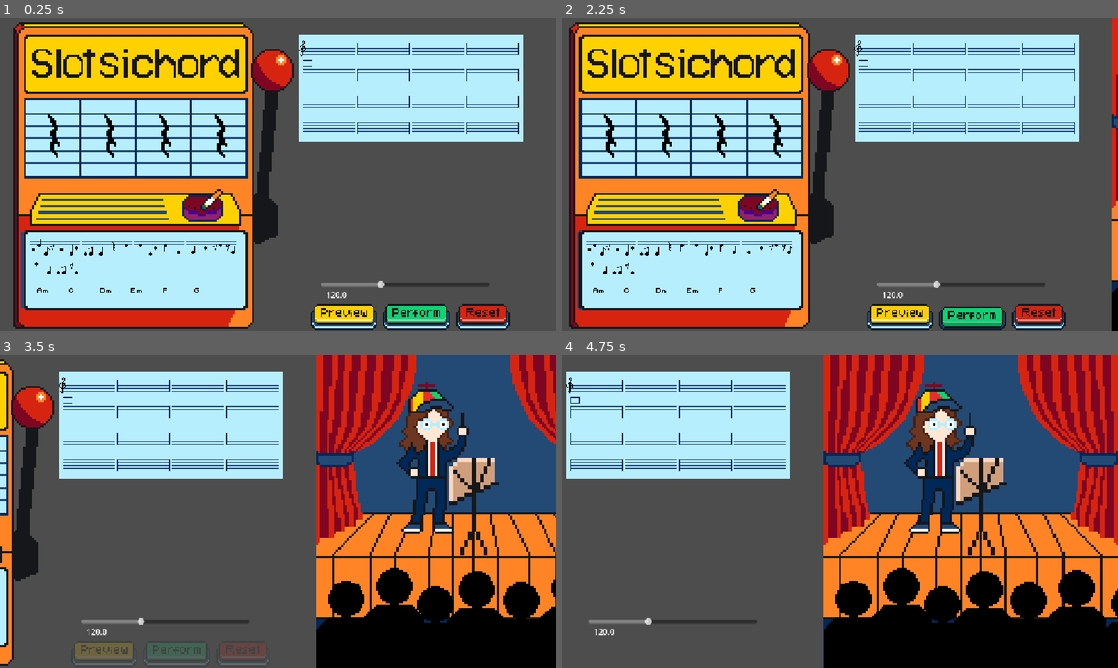
Above: before the commit, frames 1-4 (two rows, left to right).
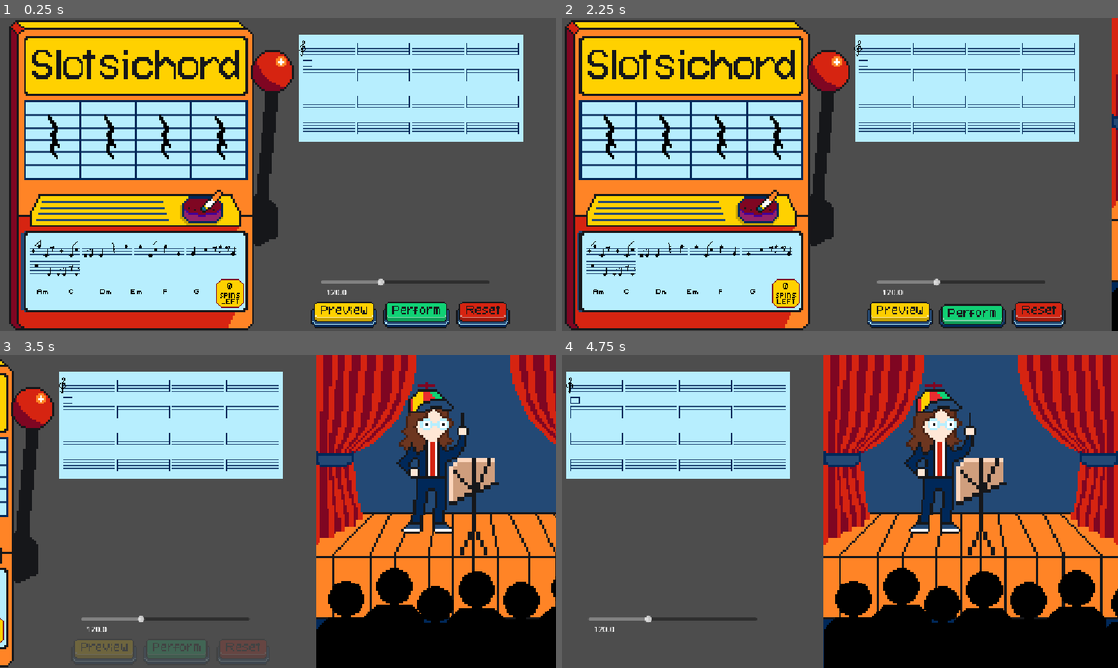
Above: after the commit, the same moments.

Repository: twhassall/slotsichord
Game: Godot game, scene res://scenes/actualScreens/MainScreen.tscn
The game is run twice, just before and just after one commit, with the same random seed, the same clock (stepped at 60 frames per second) and the same inputs.
Inputs (mouse positions are in pixels of both pictures, inside the frame that each line leads up to; where the layout moved, square brackets give the same spot in the first picture):
- Up to frame 1 (0.25 s): no input
- Up to frame 2 (2.25 s): click (906, 315) [906, 318] at 0.5 s; click (906, 315) [906, 318] at 1.25 s; click (979, 315) [979, 318] at 2 s
- Up to frame 3 (3.5 s): no input
- Up to frame 4 (4.75 s): no input

The runs differ from the first frame. In frame 1, 13% of the frame differs, in the area x 1-92%, y 0-100%; in frame 2, 13%; in frame 3, 2.0%; in frame 4, 0.5%.

Commit message:
slot machine polish

Diff:
--- a/scenes/actualScreens/MainScreen.tscn
+++ b/scenes/actualScreens/MainScreen.tscn
@@ -23,8 +23,9 @@
 unique_name_in_owner = true
 layout_mode = 0
 offset_left = 152.0
+offset_top = 3.0
 offset_right = 152.0
-offset_bottom = 97.0
+offset_bottom = 106.2
 
 [node name="ArrangementArea" parent="." unique_id=2060967160 instance=ExtResource("3_qbncj")]
 layout_mode = 1
--- a/scenes/subScenes/ArrangementArea.tscn
+++ b/scenes/subScenes/ArrangementArea.tscn
@@ -228,7 +228,7 @@
 layout_mode = 2
 
 [node name="PreviewButton" type="Sprite2D" parent="." unique_id=1624120683]
-position = Vector2(95.799995, 584.475)
+position = Vector2(95.799995, 579.475)
 scale = Vector2(2.85, 2.85)
 texture = ExtResource("4_6jpjo")
 vframes = 2
@@ -245,7 +245,7 @@
 offset_bottom = 11.228058
 
 [node name="ResetButton" type="Sprite2D" parent="." unique_id=1832780048]
-position = Vector2(383.8, 584.475)
+position = Vector2(383.8, 579.475)
 scale = Vector2(2.85, 2.85)
 texture = ExtResource("5_bljxu")
 vframes = 2
@@ -263,7 +263,7 @@
 libraries/ = SubResource("AnimationLibrary_mgk2m")
 
 [node name="PerformButton" type="Sprite2D" parent="." unique_id=974749761]
-position = Vector2(245.79999, 584.475)
+position = Vector2(245.79999, 579.475)
 scale = Vector2(2.85, 2.85)
 texture = ExtResource("6_etmuu")
 vframes = 2
@@ -283,9 +283,9 @@
 [node name="BPMSlider" type="HSlider" parent="." unique_id=65646243]
 layout_mode = 0
 offset_left = 48.0
-offset_top = 507.0
+offset_top = 502.0
 offset_right = 397.0
-offset_bottom = 528.0
+offset_bottom = 523.0
 min_value = 50.0
 max_value = 250.0
 value = 50.0
--- a/scenes/subScenes/slot_machine.tscn
+++ b/scenes/subScenes/slot_machine.tscn
@@ -8,6 +8,7 @@
 [ext_resource type="Texture2D" uid="uid://l5vwkxn64tvp" path="res://assets/sprites/slotmachine/slotMachineBlur.png" id="5_pt82j"]
 [ext_resource type="AudioStream" uid="uid://cmoyf4u5rd63s" path="res://assets/sounds/slotMachine/slotMachineCrank.wav" id="6_degk7"]
 [ext_resource type="PackedScene" uid="uid://bircwyj85eo7a" path="res://scenes/subScenes/ChordSprite.tscn" id="8_lq40k"]
+[ext_resource type="Texture2D" uid="uid://cljo0h0xvjts0" path="res://assets/sprites/slotmachine/spinsleft.png" id="9_f18vj"]
 
 [sub_resource type="Animation" id="Animation_ava31"]
 resource_name = "Pull"
@@ -461,4 +462,11 @@
 scale = Vector2(2, 2)
 chord_name = "G"
 
+[node name="SpinsLeft" type="Sprite2D" parent="." unique_id=529172883]
+position = Vector2(498, 567)
+scale = Vector2(2, 2)
+texture = ExtResource("9_f18vj")
+hframes = 3
+vframes = 3
+
 [connection signal="pressed" from="Spin" to="." method="_on_spin_pressed"]
Binary file changed: assets/sprites/slotmachine/slot_machine.png
Binary file added: assets/sprites/slotmachine/spinsleft.png
Not shown, added: assets/sprites/slotmachine/spinsleft.png.import
